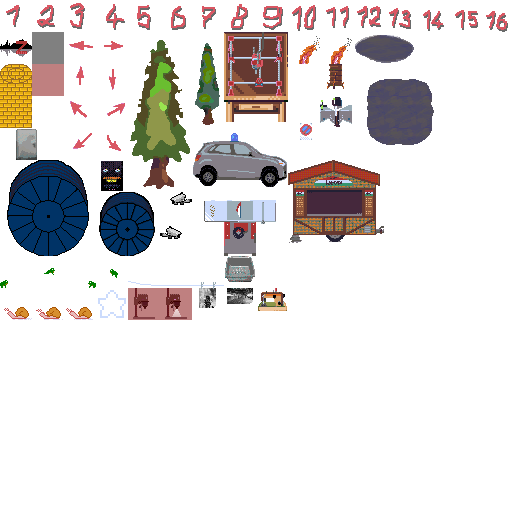
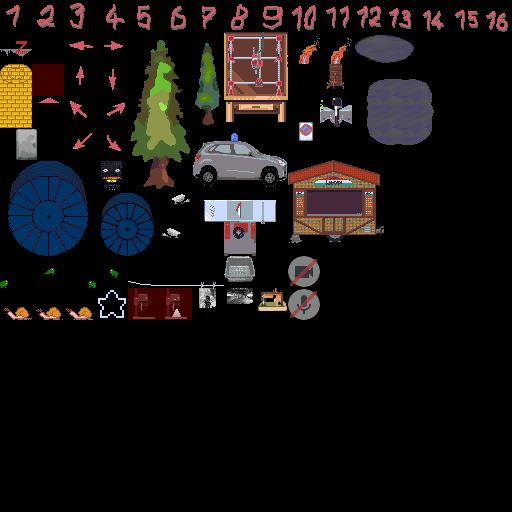
Before/after of a 512 × 512 layered artwork. What changed in the layer stack:
showed "Background" (2nd of 2) over [0, 0, 512, 512]
